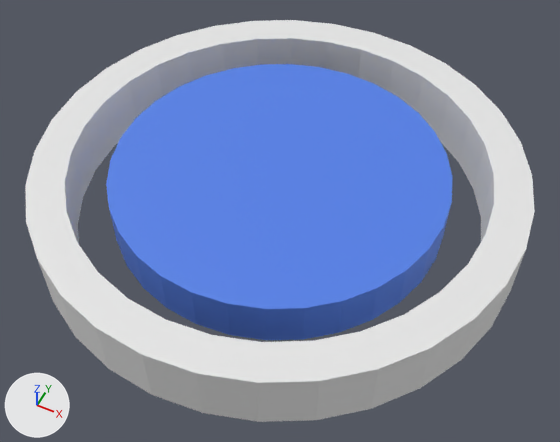
The glTF model static/models/Player.gltf as it was, and as the next commit left it.
Before and after are seen from a 50 mm lens placed at (0.806, -1.61, 1.915), pointed at (0.04, -0.078, 0.0). Every picture has the same lights, and +X, +Y and +Z are marked at lower left. Where no turn or scale is listed for an object, it has been applied to the vertices.
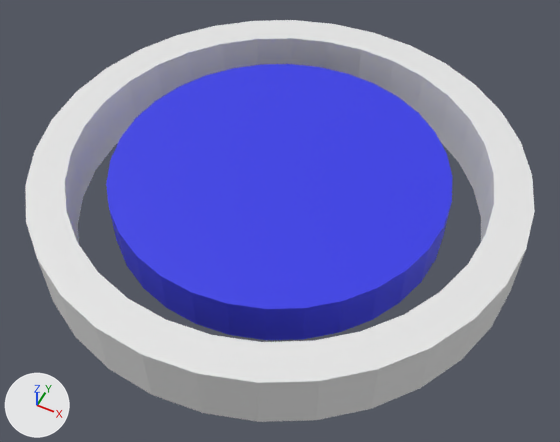
The newer file is also rescaled (x2.144) as a whole; pictures and numbers use the older file's frame.

Where the change shows, as pixel boxes [x1, y1, x2, y2] in the pictures (560 x 442 px):
```json
{"object": "Circle", "change": "recoloured", "before": [106, 61, 453, 343], "after": [106, 61, 453, 343]}
```

Edits to the scene script, one JSON object a line:
```json
{"op": "set", "path": "mat_material_001.base_color", "old": "(0.0858, 0.216, 0.8)", "new": "(0.037, 0.0429, 0.8)", "note": "blue #5380e7 -> blue #363ae7"}
```
